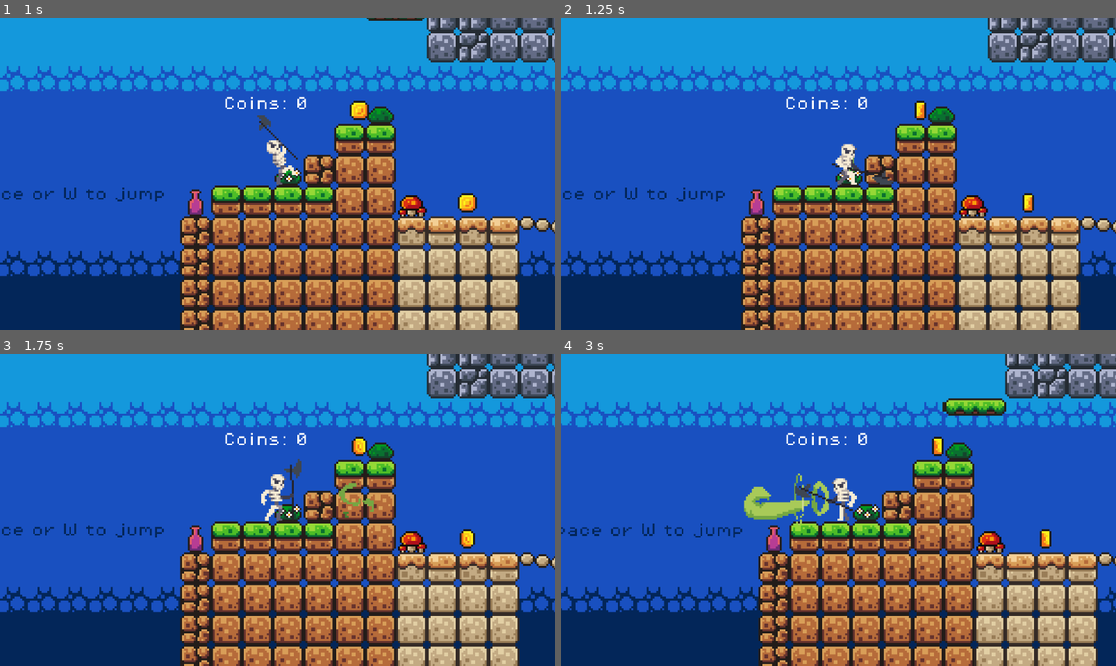
Above: before the commit, frames 1-4 (two rows, left to right).
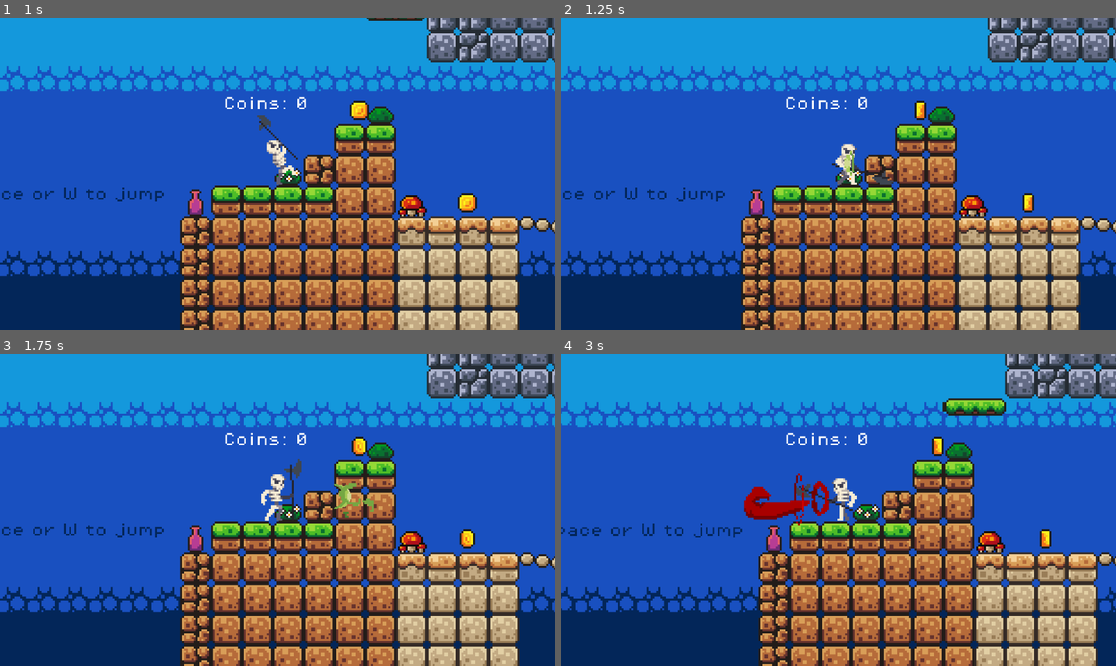
Above: after the commit, the same moments.

Repository: Maziu64/FirstGodotOwnGame
Game: Godot game, scene res://scenes/game.tscn
The game is run twice, just before and just after one commit, with the same random seed, the same clock (stepped at 60 frames per second) and the same inputs.
Inputs (mouse positions are in pixels of both pictures, inside the frame that each line leads up to):
- Up to frame 1 (1 s): move the mouse to (399, 158) at 0.52 s; hold Right (move_right) from 0.53 s (still down); click (399, 158) at 0.6 s; tap Space (jump) at 0.77 s
- Up to frame 2 (1.25 s): keep holding Right (move_right)
- Up to frame 3 (1.75 s): keep holding Right (move_right); move the mouse to (166, 525) at 1.27 s; click (166, 525) at 1.35 s; tap Space (jump) at 1.52 s
- Up to frame 4 (3 s): move the mouse to (894, 441) at 2.02 s; release Right (move_right) at 2.03 s; hold Left (move_left) 2.03-2.78 s; click (894, 441) at 2.1 s; move the mouse to (810, 572) at 2.77 s; hold Right (move_right) from 2.78 s (still down); click (810, 572) at 2.85 s

Frame 1 is identical in both runs. In frame 2, less than 0.1% of the frame differs, in the area x 51-53%, y 42-51%; in frame 3, less than 0.1%; in frame 4, 1.0%, in the area x 32-49%, y 38-56%.

Commit message:
MeleeAttack
He añadido un ataque a melee colocando la animacion de casteo de proyectil en el jugador. Si acierta no spawnea proyectil y daña al enemigo.

Error: al hacer able o disable el golpe, el enemigo no detecta el enemigo que hay dentro

Diff:
--- a/project.godot
+++ b/project.godot
@@ -20,6 +20,7 @@
 enemies=""
 player=""
 projectiles=""
+melee=""
 
 [input]
 
--- a/scenes/player_skeleton.tscn
+++ b/scenes/player_skeleton.tscn
@@ -10,6 +10,8 @@
 [ext_resource type="AudioStream" uid="uid://ck2n4wgnes7ol" path="res://assets/my_game/sounds/hitted.wav" id="8_6rsjt"]
 [ext_resource type="AudioStream" uid="uid://bhj5c8ylcsmiv" path="res://assets/my_game/sounds/die.mp3" id="9_uk6t0"]
 [ext_resource type="FontFile" uid="uid://cdwyvbfq6ptbq" path="res://assets/tutorial/fonts/PixelOperator8.ttf" id="10_uk6t0"]
+[ext_resource type="Texture2D" uid="uid://cbwe3iqmtvpyc" path="res://assets/my_game/sprites/Wind Breath.png" id="11_1kj4b"]
+[ext_resource type="PackedScene" uid="uid://bmgpgk06mlryw" path="res://scenes/damagezone.tscn" id="12_mb6m8"]
 
 [sub_resource type="AtlasTexture" id="AtlasTexture_4ni07"]
 atlas = ExtResource("2_3wsw5")
@@ -496,6 +498,94 @@
 
 [sub_resource type="RectangleShape2D" id="RectangleShape2D_au8ao"]
 size = Vector2(9, 25)
+
+[sub_resource type="AtlasTexture" id="AtlasTexture_mb6m8"]
+atlas = ExtResource("11_1kj4b")
+region = Rect2(0, 0, 48, 32)
+
+[sub_resource type="AtlasTexture" id="AtlasTexture_ukcbf"]
+atlas = ExtResource("11_1kj4b")
+region = Rect2(48, 0, 48, 32)
+
+[sub_resource type="AtlasTexture" id="AtlasTexture_wwymw"]
+atlas = ExtResource("11_1kj4b")
+region = Rect2(96, 0, 48, 32)
+
+[sub_resource type="AtlasTexture" id="AtlasTexture_rep6i"]
+atlas = ExtResource("11_1kj4b")
+region = Rect2(144, 0, 48, 32)
+
+[sub_resource type="AtlasTexture" id="AtlasTexture_f8310"]
+atlas = ExtResource("11_1kj4b")
+region = Rect2(192, 0, 48, 32)
+
+[sub_resource type="AtlasTexture" id="AtlasTexture_a375m"]
+atlas = ExtResource("11_1kj4b")
+region = Rect2(240, 0, 48, 32)
+
+[sub_resource type="AtlasTexture" id="AtlasTexture_c8i4g"]
+atlas = ExtResource("11_1kj4b")
+region = Rect2(288, 0, 48, 32)
+
+[sub_resource type="AtlasTexture" id="AtlasTexture_0fvuq"]
+atlas = ExtResource("11_1kj4b")
+region = Rect2(336, 0, 48, 32)
+
+[sub_resource type="AtlasTexture" id="AtlasTexture_vaomr"]
+atlas = ExtResource("11_1kj4b")
+region = Rect2(384, 0, 48, 32)
+
+[sub_resource type="AtlasTexture" id="AtlasTexture_bk5sm"]
+atlas = ExtResource("11_1kj4b")
+region = Rect2(432, 0, 48, 32)
+
+[sub_resource type="AtlasTexture" id="AtlasTexture_ffoec"]
+atlas = ExtResource("11_1kj4b")
+region = Rect2(480, 0, 48, 32)
+
+[sub_resource type="SpriteFrames" id="SpriteFrames_teqly"]
+animations = [{
+"frames": [{
+"duration": 1.0,
+"texture": SubResource("AtlasTexture_mb6m8")
+}, {
+"duration": 1.0,
+"texture": SubResource("AtlasTexture_ukcbf")
+}, {
+"duration": 1.0,
+"texture": SubResource("AtlasTexture_wwymw")
+}, {
+"duration": 1.0,
+"texture": SubResource("AtlasTexture_rep6i")
+}, {
+"duration": 1.0,
+"texture": SubResource("AtlasTexture_f8310")
+}, {
+"duration": 1.0,
+"texture": SubResource("AtlasTexture_a375m")
+}, {
+"duration": 1.0,
+"texture": SubResource("AtlasTexture_c8i4g")
+}, {
+"duration": 1.0,
+"texture": SubResource("AtlasTexture_0fvuq")
+}, {
+"duration": 1.0,
+"texture": SubResource("AtlasTexture_vaomr")
+}, {
+"duration": 1.0,
+"texture": SubResource("AtlasTexture_bk5sm")
+}, {
+"duration": 1.0,
+"texture": SubResource("AtlasTexture_ffoec")
+}],
+"loop": false,
+"name": &"cast_melee",
+"speed": 15.0
+}]
+
+[sub_resource type="RectangleShape2D" id="RectangleShape2D_odt0w"]
+size = Vector2(45, 20)
 
 [node name="PLayer" type="CharacterBody2D" groups=["player"]]
 z_index = 5
@@ -535,3 +625,19 @@
 theme_override_fonts/font = ExtResource("10_uk6t0")
 theme_override_font_sizes/font_size = 8
 text = "Coins: 0"
+
+[node name="CastMeele" type="AnimatedSprite2D" parent="." groups=["melee"]]
+position = Vector2(27, -13)
+sprite_frames = SubResource("SpriteFrames_teqly")
+animation = &"cast_melee"
+frame = 10
+frame_progress = 1.0
+
+[node name="Damagezone" parent="CastMeele" instance=ExtResource("12_mb6m8")]
+
+[node name="CastMelee_Collision" type="CollisionShape2D" parent="CastMeele/Damagezone"]
+position = Vector2(-0.5, 2)
+shape = SubResource("RectangleShape2D_odt0w")
+disabled = true
+
+[connection signal="animation_finished" from="CastMeele" to="." method="_on_cast_meele_animation_finished"]
--- a/scenes/projectile.tscn
+++ b/scenes/projectile.tscn
@@ -192,12 +192,11 @@
 
 [node name="CollisionShape2D" type="CollisionShape2D" parent="Damagezone"]
 shape = SubResource("RectangleShape2D_byeak")
-disabled = true
 
 [node name="AnimatedSprite2D" type="AnimatedSprite2D" parent="."]
 sprite_frames = SubResource("SpriteFrames_jxwu6")
-animation = &"hit"
-autoplay = "cast"
+animation = &"flying"
+autoplay = "flying"
 
 [node name="CastSound" type="AudioStreamPlayer2D" parent="."]
 stream = ExtResource("6_w7nm8")
--- a/scripts/damagezone.gd
+++ b/scripts/damagezone.gd
@@ -27,6 +27,8 @@
 			area.get_parent().hitted(damage)
 			if "projectiles" in get_parent().get_groups():
 				get_parent().hitted()
+			if "melee" in get_parent().get_groups():
+				get_parent().enemy_hitted()
 			Engine.time_scale = 0.5
 			#await get_tree().create_timer(TIMEOUT).timeout
 			timer.start()
--- a/scripts/player_skeleton.gd
+++ b/scripts/player_skeleton.gd
@@ -27,14 +27,20 @@
 
 @onready var animated_sprite_2d: AnimatedSprite2D = $AnimatedSprite2D
 @onready var collision_shape_2d: CollisionShape2D = $CollisionShape2D
+@onready var cast_meele: AnimatedSprite2D = $CastMeele
+@onready var cast_melee_collision: CollisionShape2D = $CastMeele/Damagezone/CastMelee_Collision
+var cast_melee_offset: Vector2
 
 var action_blocked: bool = false
 var attack_underway: bool = false
+var cast_projectile: bool = true
+var projectile_spawned: bool = false
 
 func _ready():
 	# Guardamos la posición inicial del Marker2D (por ejemplo, +20 en X)
 	spawn_offset = projectile_spawn.position
 	animated_sprite_offset = animated_sprite_2d.position
+	cast_melee_offset = cast_meele.position
 
 	life.connect("health_changed", _on_health_changed)
 	life.connect("died", _on_died)
@@ -42,6 +48,8 @@
 
 	points = 0
 
+	cast_meele.visible = false
+
 func add_point(amount: int) -> void:
 	points += amount
 	lbl_score.text = "Coins: " + str(points)
@@ -49,20 +57,43 @@
 func attack():
 	attack_underway = true
 
-	var inst_projectile = projectile.instantiate()
-	get_parent().add_child(inst_projectile)
-
 	if animated_sprite_2d.flip_h:
-		inst_projectile.dir = Vector2.LEFT
-		projectile_spawn.position = Vector2(-spawn_offset.x, spawn_offset.y)
-		inst_projectile.global_position = projectile_spawn.global_position
-		inst_projectile.scale.y = inst_projectile.scale.y * -1 # Invertir sprite del proyectil si hace falta
+		cast_meele.flip_h = true
+		cast_meele.position = Vector2(-cast_melee_offset.x, cast_melee_offset.y)
 	else:
-		inst_projectile.dir = Vector2.RIGHT
-		projectile_spawn.position = spawn_offset
-		inst_projectile.global_position = projectile_spawn.global_position
-
-	inst_projectile.rotation = inst_projectile.dir.angle()
+		cast_meele.flip_h = false
+		cast_meele.position = cast_melee_offset
+
+	cast_meele.visible = true
+	cast_meele.play("cast_melee")
+	cast_meele.frame = 0
+
+#func enemy_hitted():
+	#cast_projectile = false
+
+func _on_cast_meele_animation_finished() -> void:
+	cast_meele.visible = false
+	projectile_spawned = false
+	#cast_projectile = true
+
+func spawn_projectile(spawn_projectile: bool = true) -> void:
+	projectile_spawned = true
+
+	if spawn_projectile:
+		var inst_projectile = projectile.instantiate()
+		get_parent().add_child(inst_projectile)
+
+		if animated_sprite_2d.flip_h:
+			inst_projectile.dir = Vector2.LEFT
+			projectile_spawn.position = Vector2(-spawn_offset.x, spawn_offset.y)
+			inst_projectile.global_position = projectile_spawn.global_position
+			inst_projectile.scale.y = inst_projectile.scale.y * -1 # Invertir sprite del proyectil si hace falta
+		else:
+			inst_projectile.dir = Vector2.RIGHT
+			projectile_spawn.position = spawn_offset
+			inst_projectile.global_position = projectile_spawn.global_position
+
+		inst_projectile.rotation = inst_projectile.dir.angle()
 
 
 func hitted(damage: float) -> void:
@@ -144,6 +175,18 @@
 				Engine.time_scale = 1
 				get_tree().reload_current_scene()
 
+	if cast_meele.animation == "cast_melee":
+		match cast_meele.frame:
+			3:
+				cast_melee_collision.disabled = false
+				cast_meele.modulate = "ff0000"
+			7:
+				cast_melee_collision.disabled = true
+				cast_meele.modulate = "ffffff"
+			8:
+				if !projectile_spawned:
+					spawn_projectile()
+
 func _physics_process(delta: float) -> void:
 	# Add the gravity.
 	if not is_on_floor():
--- a/scripts/projectile.gd
+++ b/scripts/projectile.gd
@@ -9,17 +9,10 @@
 
 var dir : Vector2 = Vector2.RIGHT
 
+func _ready() -> void:
+	projectile.scale = Vector2 (0.5, 0.5)
 
 func _process(delta: float) -> void:
-
-	if animated_sprite_2d.animation == "cast":
-		match animated_sprite_2d.frame:
-			1:
-				cast_sound.play()
-			10:
-				projectile.scale = Vector2 (0.5, 0.5)
-				animated_sprite_2d.play("flying")
-				collision_shape_2d.disabled = false
 
 	if animated_sprite_2d.animation == "flying":
 		position += dir * SPEED * delta
--- a/scripts/slime.gd
+++ b/scripts/slime.gd
@@ -46,6 +46,7 @@
 
 func _on_died() -> void:
 	animated_sprite_2d.play("die")
+	collision_shape_2d.disabled = true
 	#animation_player.play("hurt_shake")
 
 func _on_hurted() -> void:
Not shown: 1 places in scenes/player_skeleton.tscn that only renumber resources
